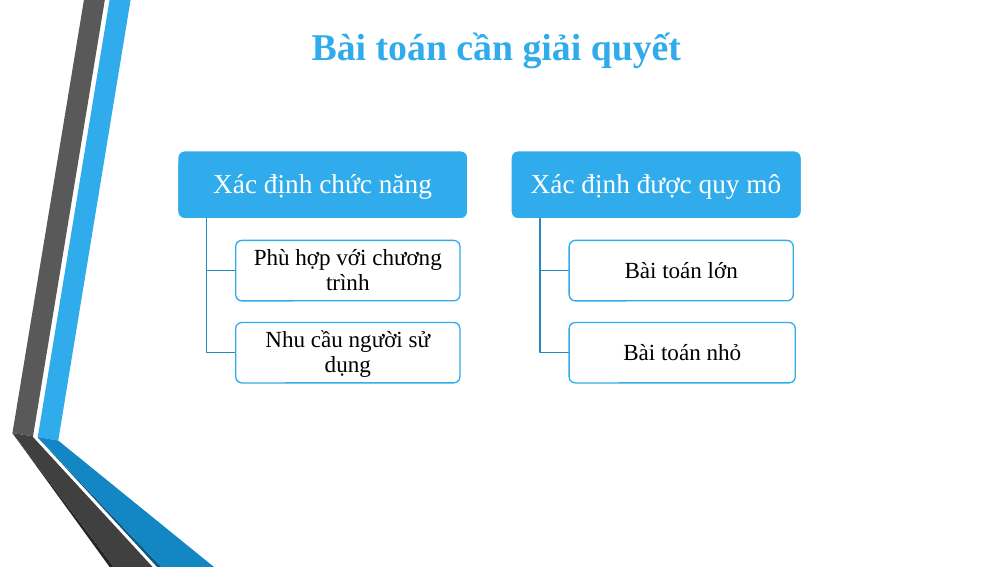
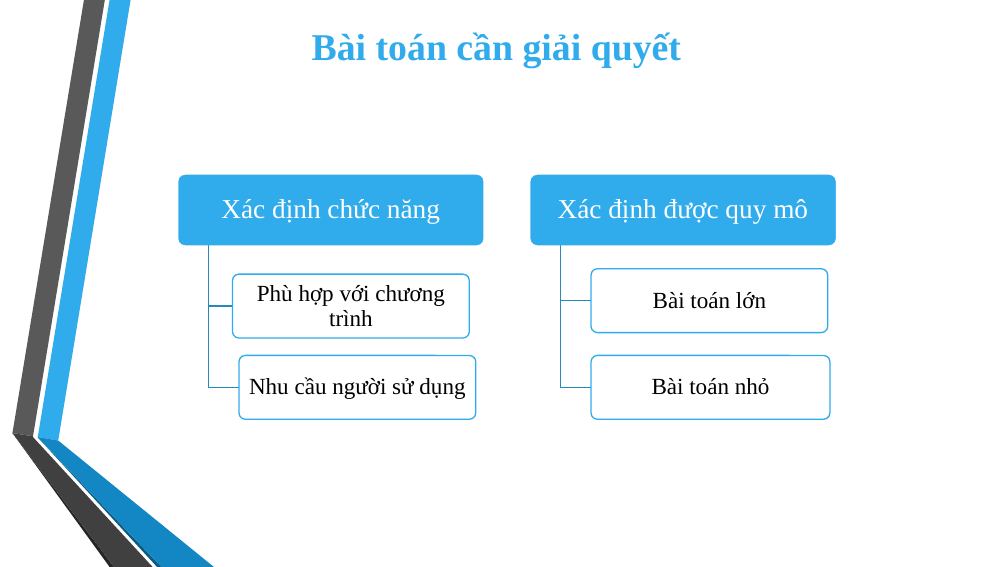
Before and after one commit to Quang37ars/BTL_JAVA_N11, a slide deck: slide 4 of Java6-12-QLMonHoc-Thuyết trình.pptx. Drawn at 1008x567 pixels with LibreOffice and Linux fonts; fonts in the diff are those of the drawing; background and template pictures are left out. Boxes give left, top, right and bottom in pixels: in the first picture for what was removed or moved away, otherwise in the second. Text is boxed around its words. In the diff, an @@ line names an element or a change of style, - is before the commit and + after.

```diff
--- a/Java6-12-QLMonHoc-Thuyết trình.pptx
+++ b/Java6-12-QLMonHoc-Thuyết trình.pptx
@@ rounded rectangle: place and size @@
-rounded rectangle at box(178, 150, 468, 219)
+rounded rectangle at box(178, 174, 484, 246)
@@ text "Xác định chức năng": place and size @@
-text "Xác định chức năng" at box(213, 174, 432, 198)
+text "Xác định chức năng" at box(221, 199, 440, 224)
@@ rounded rectangle: place and size @@
-rounded rectangle at box(511, 150, 802, 219)
+rounded rectangle at box(530, 174, 837, 246)
@@ text "Xác định được quy mô": place and size @@
-text "Xác định được quy mô" at box(531, 174, 781, 198)
+text "Xác định được quy mô" at box(558, 199, 808, 224)
@@ freeform shape: place and size @@
-freeform shape at box(206, 219, 235, 352)
+freeform shape at box(209, 246, 240, 387)
@@ freeform shape: place and size @@
-freeform shape at box(206, 219, 235, 271)
+freeform shape at box(209, 246, 233, 306)
@@ freeform shape: place and size @@
-freeform shape at box(540, 219, 569, 271)
+freeform shape at box(560, 246, 591, 300)
@@ freeform shape: place and size @@
-freeform shape at box(540, 219, 569, 352)
+freeform shape at box(560, 246, 591, 387)
@@ rounded rectangle: place and size @@
-rounded rectangle at box(569, 240, 793, 301)
+rounded rectangle at box(591, 269, 828, 333)
@@ rounded rectangle: place and size @@
-rounded rectangle at box(236, 240, 461, 301)
+rounded rectangle at box(233, 274, 470, 338)
@@ text "Phù hợp với chương trình": place and size @@
-text "Phù hợp với chương trình" at box(254, 249, 442, 291)
+text "Phù hợp với chương trình" at box(257, 285, 445, 327)
@@ text "Bài toán lớn": place and size @@
-text "Bài toán lớn" at box(625, 262, 738, 279)
+text "Bài toán lớn" at box(653, 292, 766, 309)
@@ rounded rectangle: place and size @@
-rounded rectangle at box(236, 323, 461, 383)
+rounded rectangle at box(239, 355, 476, 419)
@@ text "Nhu cầu người sử dụng" rewrapped from box(265, 330, 430, 377) to box(249, 377, 465, 399) @@
@@ rounded rectangle: place and size @@
-rounded rectangle at box(569, 323, 796, 383)
+rounded rectangle at box(591, 355, 830, 419)
@@ text "Bài toán nhỏ": place and size @@
-text "Bài toán nhỏ" at box(623, 344, 742, 361)
+text "Bài toán nhỏ" at box(652, 378, 770, 395)
```
Also in this commit, not shown: 4 other files.
